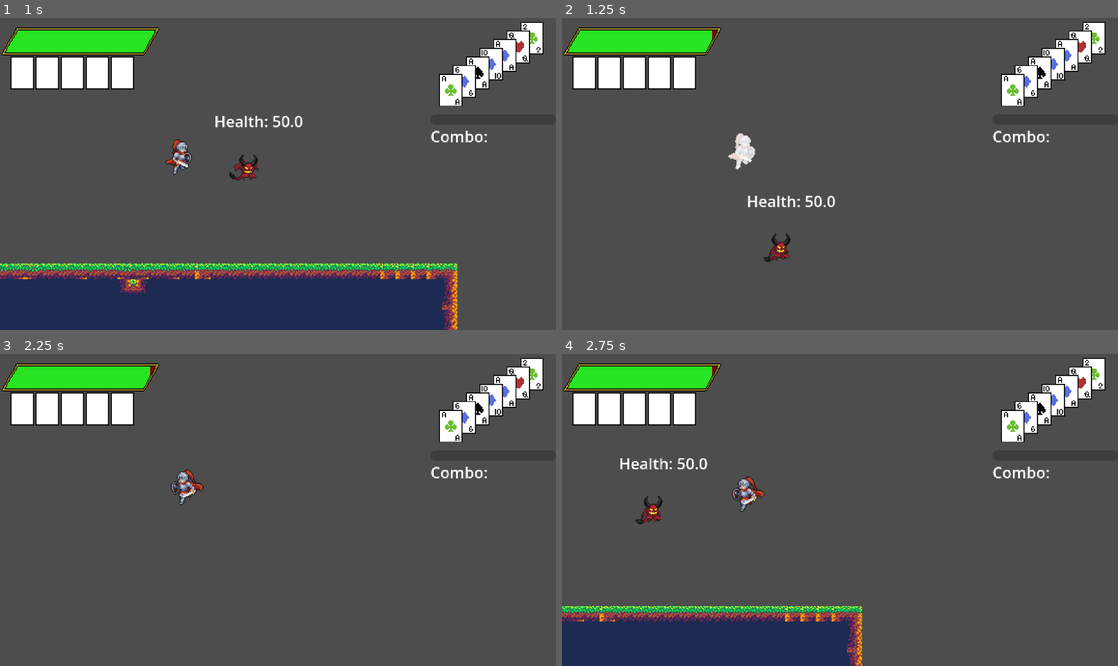
Above: before the commit, frames 1-4 (two rows, left to right).
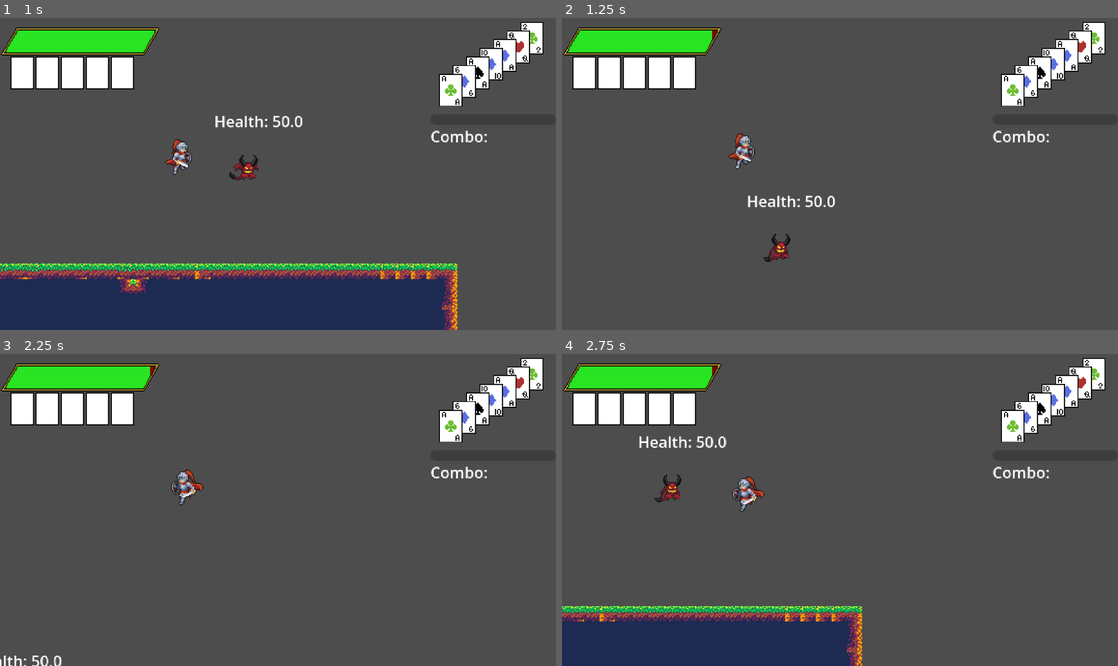
Above: after the commit, the same moments.

Repository: kli007/Bluff-All-In
Game: Godot game, scene res://main.tscn
The game is run twice, just before and just after one commit, with the same random seed, the same clock (stepped at 60 frames per second) and the same inputs.
Inputs:
- Up to frame 1 (1 s): tap Enter (Showdown) at 0.5 s; hold D (Move_Right) from 0.53 s (still down); hold Shift (Burn) from 0.53 s (still down); tap Space (Move_Jump) at 0.77 s; tap Caps Lock (Dash) at 0.8 s
- Up to frame 2 (1.25 s): keep holding D (Move_Right); keep holding Shift (Burn)
- Up to frame 3 (2.25 s): release Shift (Burn) at 1.28 s; tap Caps Lock (Dash) at 1.35 s; tap Space (Move_Jump) at 1.52 s; tap S (Look_Down) at 1.55 s; release D (Move_Right) at 2.03 s; hold A (Move_Left) from 2.03 s (still down); hold S (Look_Down) from 2.03 s (still down)
- Up to frame 4 (2.75 s): keep holding A (Move_Left); keep holding S (Look_Down); tap . (Trick) at 2.3 s

Frame 1 is identical in both runs. In frame 2, 0.3% of the frame differs, in the area x 29-35%, y 36-49%; in frame 3, 0.2%; in frame 4, 0.9%, in the area x 10-30%, y 26-55%.

Commit message:
small changes
added hurt animation for flying enemy, the hurt effect will be changed to in sprite animation instead.
Changed other functions slightly.

Diff:
--- a/Cards/burnManager.gd
+++ b/Cards/burnManager.gd
@@ -7,7 +7,7 @@
 	playerNode.collision_layer = 2
 	playerNode.collision_mask = 2
 
-func jumpBurn(playedNodes: Array) -> void:
+func grapBurn(playedNodes: Array) -> void:
 	var burnCard: Node2D
 	var reverseNodes: Array = playedNodes.duplicate()
 	reverseNodes.reverse()
--- a/Cards/cardData.gd
+++ b/Cards/cardData.gd
@@ -1,25 +1,8 @@
 extends Node
 
-const suits: Array = [
-	'Spades',
-	'Diamonds',
-	'Hearts',
-	'Clubs']
+const suits: Array = ['Spades', 'Diamonds', 'Hearts','Clubs']
 
-const ranks: Array = [
-	'2',
-	'3',
-	'4',
-	'5',
-	'6',
-	'7',
-	'8',
-	'9',
-	'10',
-	'J',
-	'Q',
-	'K',
-	'A']
+const ranks: Array = ['2', '3', '4', '5', '6', '7', '8', '9', '10', 'J', 'Q', 'K', 'A']
 
 func setCards(newCard: Dictionary, cardNodes: Array) -> void:
 	for card in cardNodes:
--- a/Enemy/flyingEnemy.tscn
+++ b/Enemy/flyingEnemy.tscn
@@ -21,6 +21,22 @@
 "transitions": PackedFloat32Array(1, 1, 1, 1),
 "update": 1,
 "values": [8, 9, 10, 11]
+}
+
+[sub_resource type="Animation" id="Animation_sh5f5"]
+resource_name = "HURT"
+length = 0.5
+tracks/0/type = "value"
+tracks/0/imported = false
+tracks/0/enabled = true
+tracks/0/path = NodePath("VisualManager/Sprite:frame")
+tracks/0/interp = 1
+tracks/0/loop_wrap = true
+tracks/0/keys = {
+"times": PackedFloat32Array(0, 0.125, 0.25, 0.375),
+"transitions": PackedFloat32Array(1, 1, 1, 1),
+"update": 1,
+"values": [16, 17, 18, 19]
 }
 
 [sub_resource type="Animation" id="Animation_wjtks"]
@@ -73,6 +89,7 @@
 [sub_resource type="AnimationLibrary" id="AnimationLibrary_osyvj"]
 _data = {
 &"FLY": SubResource("Animation_53qlv"),
+&"HURT": SubResource("Animation_sh5f5"),
 &"RELOAD": SubResource("Animation_wjtks"),
 &"RESET": SubResource("Animation_v2l82"),
 &"SHOOT": SubResource("Animation_osyvj")
@@ -84,6 +101,7 @@
 flying_period = 2.0
 flying_range = []
 shooting_range = 130.0
+chasing_range = 350.0
 
 [node name="Sprite" parent="VisualManager" parent_id_path=PackedInt32Array(1465317720) index="0" unique_id=97275318]
 scale = Vector2(0.45, 0.45)
@@ -95,6 +113,7 @@
 scale = Vector2(1.2, 0.6)
 
 [node name="PlayerArea" type="Area2D" parent="." index="3" unique_id=181755791]
+visible = false
 scale = Vector2(20, 20)
 
 [node name="TrackCollision" type="CollisionShape2D" parent="PlayerArea" index="0" unique_id=1743099216]
@@ -108,7 +127,6 @@
 [node name="FlyingTimer" type="Timer" parent="." index="11" unique_id=2103293811]
 
 [connection signal="body_entered" from="PlayerArea" to="." method="_on_player_area_body_entered"]
-[connection signal="body_exited" from="PlayerArea" to="." method="_on_player_area_body_exited"]
 [connection signal="animation_finished" from="AnimationPlayer" to="." method="_on_animation_player_animation_finished"]
 [connection signal="timeout" from="StateTimer" to="." method="_on_state_timer_timeout"]
 [connection signal="timeout" from="FlyingTimer" to="." method="_on_flying_timer_timeout"]
--- a/Enemy/flying_enemy.gd
+++ b/Enemy/flying_enemy.gd
@@ -15,6 +15,7 @@
 @export var flying_period: float = 2.0
 @export var flying_range: Array
 @export var shooting_range: float = 130.0
+@export var chasing_range: float = 350.0
 
 var projectile: PackedScene = preload("res://Projectiles/Enemy/FlyEnProj.tscn")
 
@@ -29,38 +30,27 @@
 	speed = 50
 	max_health = 50
 
-func _physics_process(delta: float) -> void:
-	time_passed += delta
-	super._physics_process(delta)
-	animation_control()
-
 func movement(_delta: float) -> void:
-	if Input.is_action_just_pressed("Look_Down"):
-		switchIdle(State.SHOOT)
+	time_passed += _delta
 	match isAction:
 		State.LOOK:
+			animNode.play("FLY")
 			lookForPlayer()
 		State.FLY:
+			animNode.play("FLY")
 			flyingAround()
 		State.CHASE:
+			animNode.play("FLY")
 			chasePlayer()
 		State.SHOOT:
 			if (animNode.current_animation != "SHOOT" and
 			animNode.current_animation != "RELOAD"):
 				animNode.play("SHOOT")
 		State.IDLE:
+			animNode.play("FLY")
+
+		State.HURT:
 			pass
-
-
-func animation_control() -> void:
-	if isAction == State.HURT:
-		animNode.play("SHOOT")
-	elif isAction == State.SHOOT:
-		pass
-		#animNode.play("SHOOT")
-	else:
-		animNode.play("FLY")
-
 
 func gravity(_scalar: float, _delta: float) -> void:
 	pass
@@ -95,6 +85,10 @@
 	direction = global_position.direction_to(targetPosition)
 	if global_position.distance_to(targetPosition) <= shooting_range:
 		switchIdle(State.SHOOT)
+		return
+	elif global_position.distance_to(targetPosition) >= chasing_range:
+		targetBody = null
+		switchIdle(State.LOOK)
 		return
 	velocity = direction * speed
 
@@ -131,8 +125,18 @@
 		animNode.play("RELOAD")
 	if anim_name == "RELOAD":
 		switchIdle(State.LOOK)
+	if anim_name == "HURT":
+		changeState()
 
 func _on_player_area_body_entered(body: Node2D) -> void:
 	if body.name == "Player":
 		targetBody = body
 		switchIdle(State.CHASE)
+
+func unique_hit(damageType: String) -> void:
+	super.unique_hit(damageType)
+	var tempAction: State = nextAction
+	nextAction = State.HURT
+	changeState()
+	nextAction = tempAction
+	animNode.play("HURT")
--- a/Player/player.gd
+++ b/Player/player.gd
@@ -99,7 +99,7 @@
 		'dash':
 			BurnManager.dashBurn(playedNodes, self)
 		'jump':
-			BurnManager.jumpBurn(playedNodes)
+			BurnManager.grapBurn(playedNodes)
 		'heal':
 			BurnManager.healBurn(playedNodes)
 
--- a/Projectiles/Player/projectile.gd
+++ b/Projectiles/Player/projectile.gd
@@ -1,6 +1,5 @@
 extends Area2D
 
-const DAMAGE: float = 10.0
 const SPEED: float = 350.0
 
 var direction: Vector2
--- a/Projectiles/Player/projectile_manager.gd
+++ b/Projectiles/Player/projectile_manager.gd
@@ -12,7 +12,7 @@
 const RELOAD_TIME: float = 1.0
 
 func create_projectile(playerNode: Node, playerDirection: Vector2, playerGP: Vector2) -> void:
-	var Proj = get_parent().get_parent().get_node("ProjectileGroup") #change
+	var Proj = Global.mainNode.get_node("ProjectileGroup")
 	var new_projectile = projectile.instantiate()
 	new_projectile.global_position = playerGP
 	new_projectile.lock_on_to_player(playerDirection, playerNode, Proj)
--- a/Save/savegame.tres
+++ b/Save/savegame.tres
@@ -4,34 +4,33 @@
 
 [resource]
 script = ExtResource("1_seo37")
-player_health = 88.0
-player_location = Vector2(328.99924, 36.994686)
-current_deck = ["Clubs8", "Diamonds7", "Spades5", "HeartsK", "DiamondsK", "SpadesJ", "HeartsJ", "SpadesA", "Diamonds5", "Spades6", "HeartsA", "SpadesK", "DiamondsJ", "Diamonds6", "Clubs7", "Clubs10", "Hearts9", "ClubsJ", "ClubsA", "SpadesQ", "Hearts10", "Hearts2", "Hearts7", "Hearts3", "Clubs9", "Diamonds10", "Hearts5", "Hearts6", "Clubs6"]
+player_location = Vector2(297.3591, 36.96064)
+current_deck = ["Spades3", "Clubs10", "DiamondsK", "Diamonds7", "Spades9", "SpadesQ", "Spades5", "Clubs6", "ClubsQ", "Clubs8", "Hearts10", "Diamonds8", "Diamonds5", "SpadesJ", "Diamonds4", "Diamonds6", "Clubs5", "ClubsJ", "Diamonds9", "Diamonds10", "Diamonds3", "Hearts9", "HeartsK", "ClubsK", "Clubs2", "Clubs9", "Hearts5", "SpadesA", "Hearts6", "ClubsA", "Hearts8", "Hearts3", "Hearts7", "DiamondsA", "HeartsA", "Diamonds2", "Spades2", "DiamondsQ", "Hearts4", "Spades4", "Hearts2", "Clubs7", "Spades10", "Spades6"]
 pend_cards = [{
-"rank": "7",
-"suit": "Spades"
+"rank": "Q",
+"suit": "Hearts"
 }, {
-"rank": "3",
-"suit": "Spades"
+"rank": "4",
+"suit": "Clubs"
+}, {
+"rank": "J",
+"suit": "Hearts"
+}, {
+"rank": "J",
+"suit": "Diamonds"
 }, {
 "rank": "8",
 "suit": "Spades"
 }, {
-"rank": "8",
-"suit": "Hearts"
+"rank": "K",
+"suit": "Spades"
 }, {
-"rank": "8",
-"suit": "Diamonds"
-}, {
-"rank": "A",
-"suit": "Diamonds"
-}, {
-"rank": "2",
+"rank": "3",
 "suit": "Clubs"
 }]
 played_cards = [{
-"rank": "3",
-"suit": "Diamonds"
+"rank": "7",
+"suit": "Spades"
 }, {
 "rank": "",
 "suit": ""
--- a/entity.gd
+++ b/entity.gd
@@ -67,7 +67,7 @@
 
 func takeDamage(damage: float, knockback: Vector2, damagePos: Vector2, damageType: String) -> void:
 	if healthNode.takeHit(-damage, damageType):
-		effectNode.play("HURT")
+		#effectNode.play("HURT")
 		takeKnockback(knockback, damagePos)
 		unique_hit(damageType)
 
